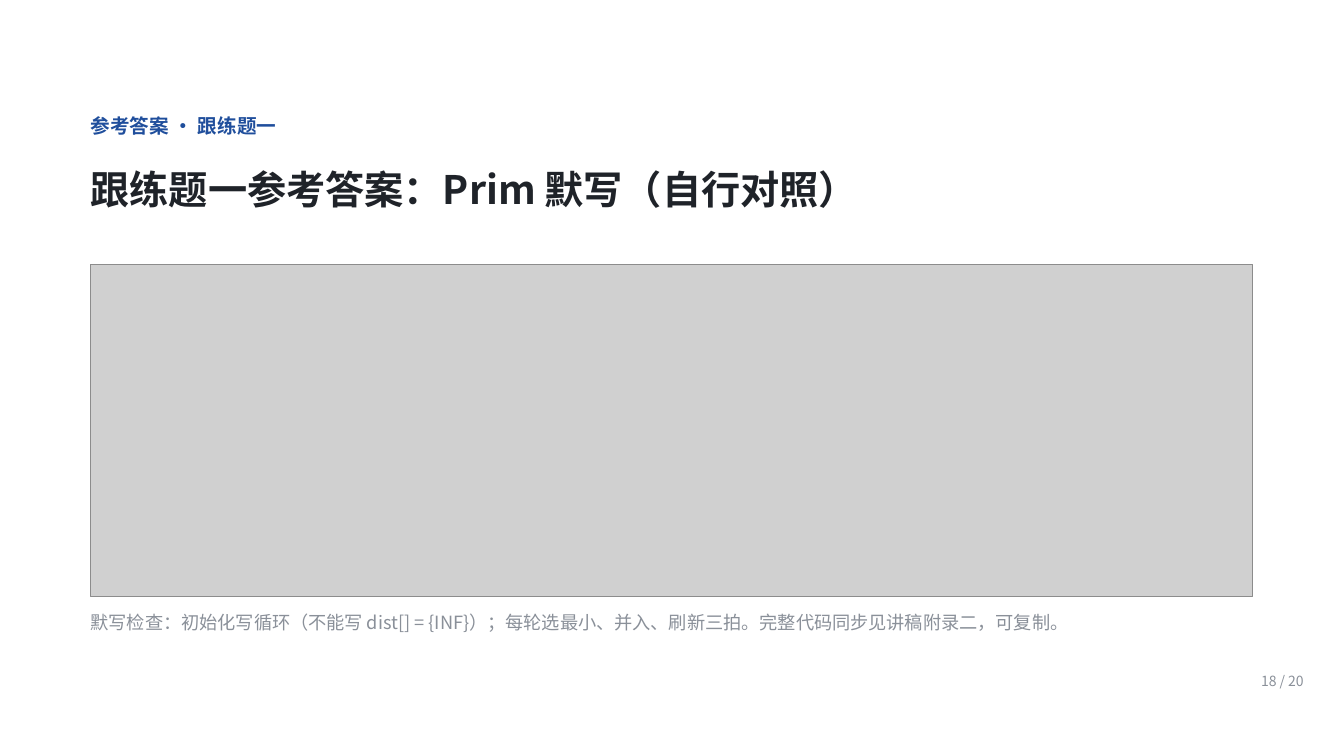
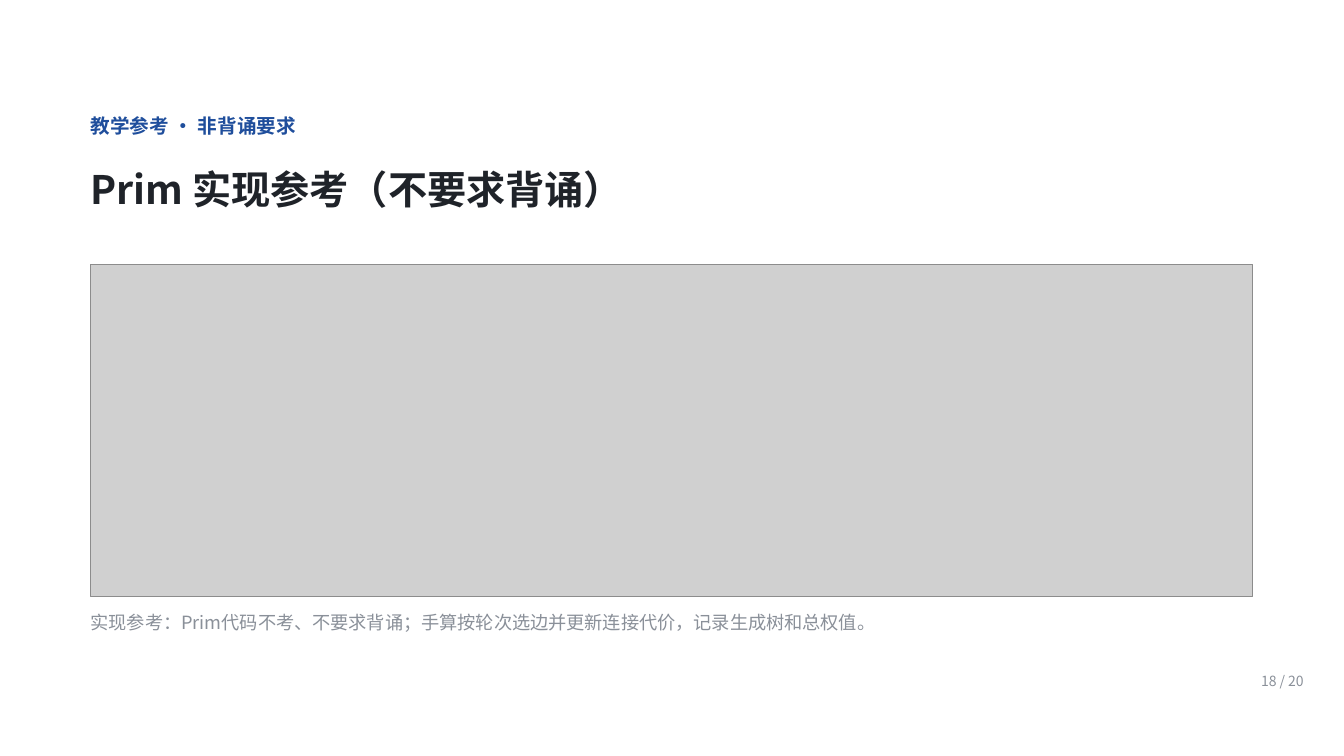
Before and after one commit to Ctrl1CandV/SpecialtyCourses, a slide deck: slide 18 of 课程/课件/C2/C2-B-pro/C2-B-07/C2-B-07.pptx. Drawn at 1344x756 pixels with LibreOffice and Linux fonts; fonts in the diff are those of the drawing; grey boxes stand for pictures; background and template pictures are left out. Boxes give left, top, right and bottom in pixels: in the first picture for what was removed or moved away, otherwise in the second. Text is boxed around its words. In the diff, an @@ line names an element or a change of style, - is before the commit and + after.

Commit message:
10.27 完成冲刺重点与代码背诵合集及课程范围勘误
整理近三年802考点频率与23项代码模板，归档可编辑源稿、28页PDF及生成验证脚本。同步课程、笔记和题库分档的代码考试范围，更新C3后续安排，并恢复旧目录本地资料的忽略规则。

合集代码严格编译、随机与边界验算通过；PDF重建逐页文本一致，保留已推送的三套机构模拟卷答案及工具入口。

```diff
--- a/课程/课件/C2/C2-B-pro/C2-B-07/C2-B-07.pptx
+++ b/课程/课件/C2/C2-B-pro/C2-B-07/C2-B-07.pptx
@@ text at [91,116,296,135]: text changed @@
-参考答案 · 跟练题一
+教学参考 · 非背诵要求
@@ text at [91,170,623,208]: text changed @@
-跟练题一参考答案：Prim 默写（自行对照）
+Prim 实现参考（不要求背诵）
@@ text at [91,614,876,632]: text changed @@
-默写检查：初始化写循环（不能写 dist[] = {INF}）；每轮选最小、并入、刷新三拍。完整代码同步见讲稿附录二，可复制。
+实现参考：Prim代码不考、不要求背诵；手算按轮次选边并更新连接代价，记录生成树和总权值。
```
Also in this commit, not shown: 2 other slides changed, 30 other files.
